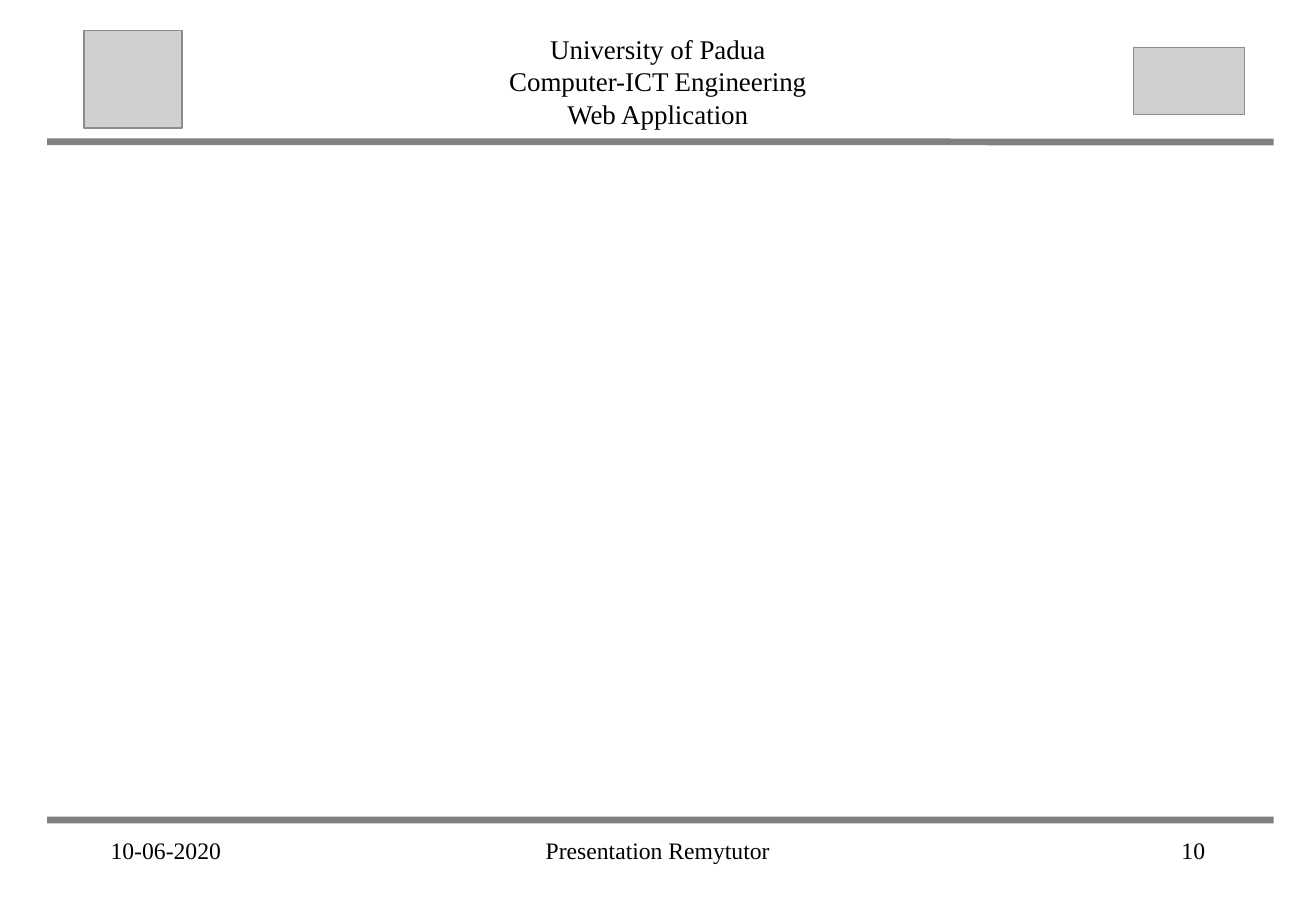
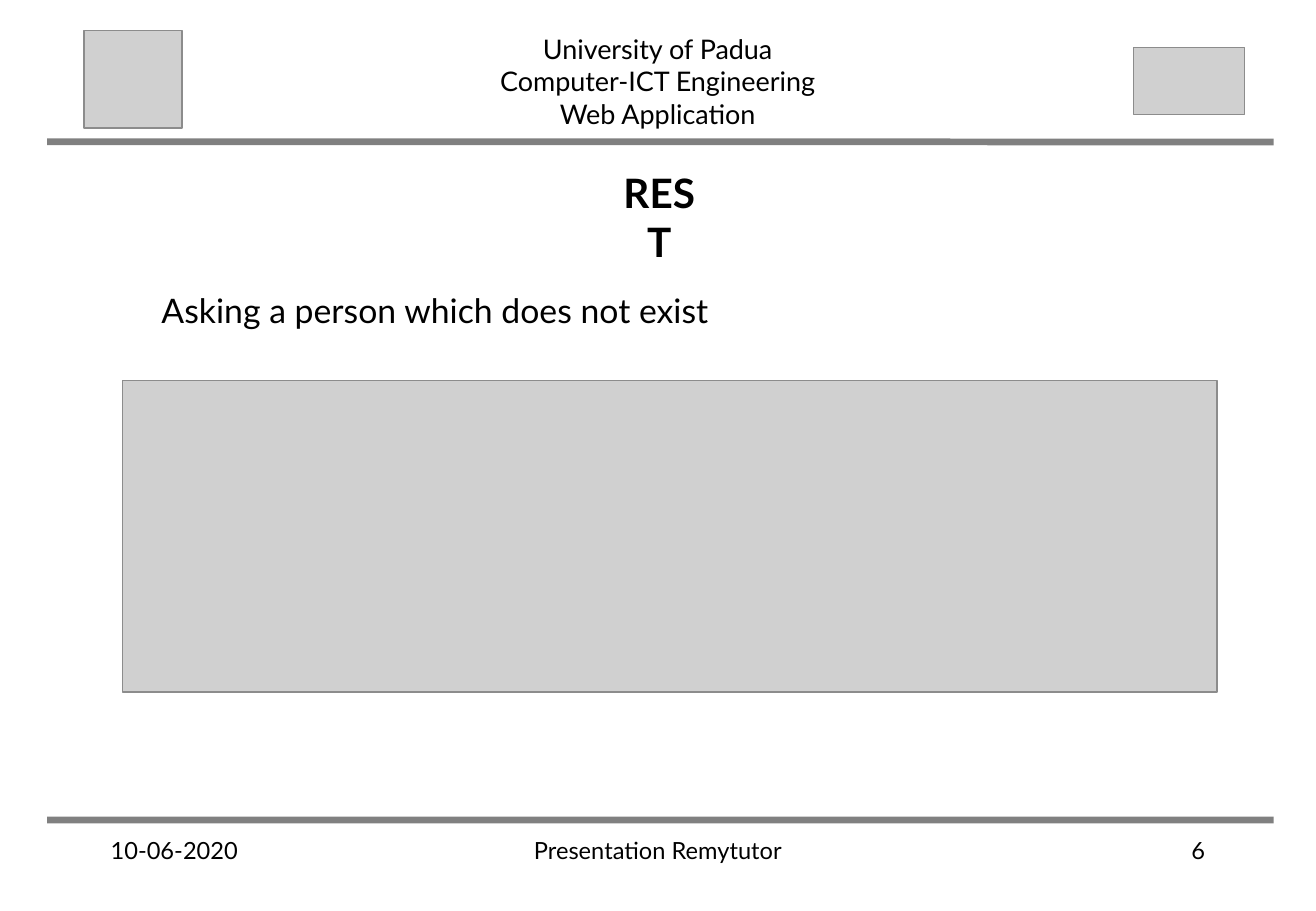
Before and after one commit to abahmadb/Web-Applications, a slide deck: slide 6 of HW2-RemuTutor-2019-2020 - Jin.ppt (slide 10 before the commit). Drawn at 1316x911 pixels with LibreOffice and Linux fonts; fonts in the diff are those of the drawing; grey boxes stand for pictures. Boxes give left, top, right and bottom in pixels: in the first picture for what was removed or moved away, otherwise in the second. Text is boxed around its words. In the diff, an @@ line names an element or a change of style, - is before the commit and + after.

```diff
--- a/HW2-RemuTutor-2019-2020 - Jin.ppt
+++ b/HW2-RemuTutor-2019-2020 - Jin.ppt
@@ font Times New Roman to Lato in 3 elements at <box>534,841,782,863</box>, <box>111,842,238,860</box>, <box>500,39,815,128</box> @@
@@ text "University of Padua": place and size @@
-text "University of Padua" at <box>509,40,806,129</box>
+text "University of Padua" at <box>500,39,815,128</box>
@@ text added at <box>600,161,719,222</box>, 24 pt, text #000000, bold @@
+REST
@@ text added at <box>161,298,708,329</box>, 20 pt, text #000000 @@
+❑ Asking a person which does not exist
@@ picture added at <box>123,381,1216,692</box> @@
@@ page number at <box>1191,842,1205,859</box>: text changed; font Times New Roman to Lato @@
-10
+6
```
Also in this commit, not shown: 5 other slides changed, 6 slides removed, 29 other files.
